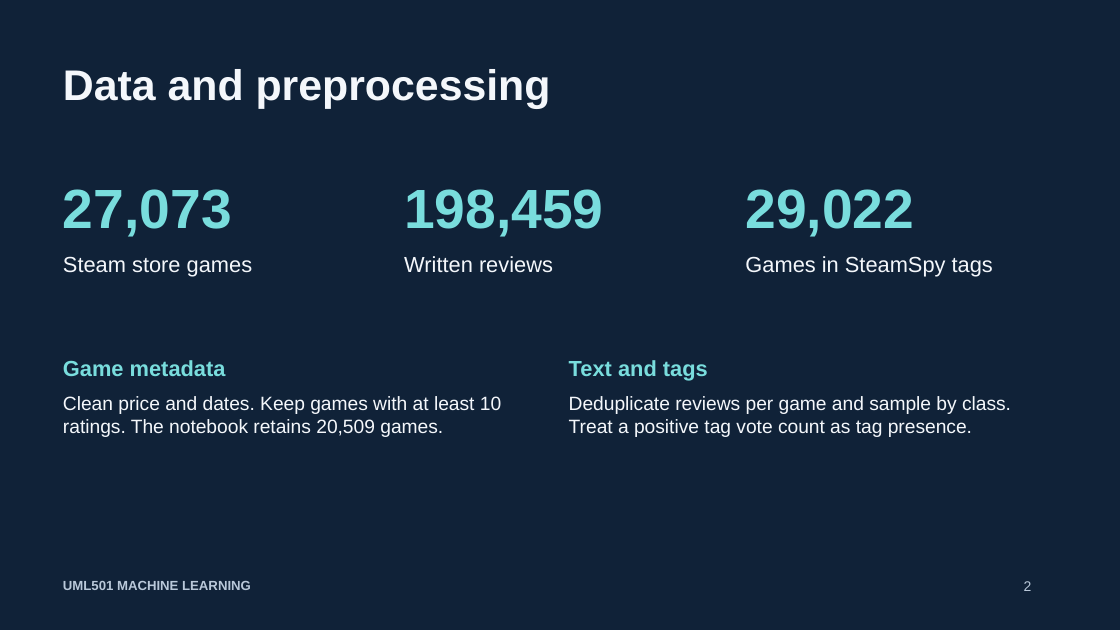
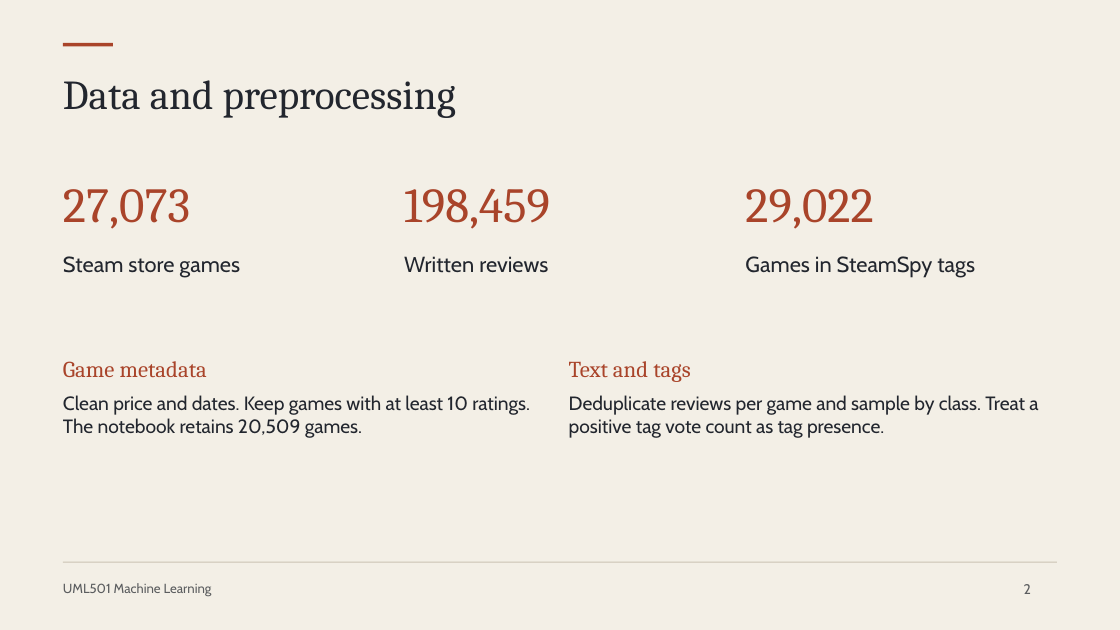
Before and after one commit to yourgrok/steam-game-success-demo, a slide deck: slide 2 of Steam_Game_Success_Presentation.pptx. Drawn at 1120x630 pixels with LibreOffice and Linux fonts; fonts in the diff are those of the drawing. Boxes give left, top, right and bottom in pixels: in the first picture for what was removed or moved away, otherwise in the second. Text is boxed around its words. In the diff, an @@ line names an element or a change of style, - is before the commit and + after.

Commit message:
Restyle final Steam presentation to match proposal

```diff
--- a/Steam_Game_Success_Presentation.pptx
+++ b/Steam_Game_Success_Presentation.pptx
@@ background #102238 to #F3EFE6 @@
@@ rectangle added at (x1=63, y1=43, x2=113, y2=46), fill #A9442A @@
@@ text "Data and preprocessing" moved from (x1=63, y1=69, x2=551, y2=109) to (x1=63, y1=80, x2=456, y2=118) @@
@@ text "Data and preprocessing" at (x1=63, y1=80, x2=456, y2=118): size 36.8 to 35.2 pt, font Arial to Cambria, text colour #F4F7FB to #22262E, bold off @@
@@ size 47.2 to 42 pt, font Arial to Cambria, text colour #79DDDD to #A9442A, bold off in 3 elements at (x1=63, y1=189, x2=190, y2=229), (x1=404, y1=188, x2=550, y2=229), (x1=745, y1=189, x2=873, y2=229) @@
@@ text "Game metadata" at (x1=63, y1=361, x2=207, y2=377): size 18.8 to 19.5 pt, font Arial to Cambria, text colour #79DDDD to #A9442A, bold off @@
@@ text "Text and tags" at (x1=569, y1=361, x2=690, y2=382): size 18.8 to 19.5 pt, font Arial to Cambria, text colour #79DDDD to #A9442A, bold off @@
@@ font Arial to Cabin, text colour #F4F7FB to #22262E in 5 elements at (x1=63, y1=256, x2=240, y2=278), (x1=404, y1=256, x2=548, y2=273), (x1=745, y1=256, x2=975, y2=278), (x1=63, y1=395, x2=530, y2=438), (x1=569, y1=395, x2=1038, y2=438) @@
@@ rectangle added at (x1=63, y1=562, x2=1057, y2=563), fill #CBC2B2 @@
@@ text at (x1=63, y1=583, x2=212, y2=596): text changed; font Arial to Cabin; text colour #B9C8D9 to #5B5D5F; bold off @@
-UML501 MACHINE LEARNING
+UML501 Machine Learning
@@ text "2" at (x1=1024, y1=584, x2=1031, y2=594): font Arial to Cabin, text colour #B9C8D9 to #5B5D5F @@
```
Also in this commit, not shown: 5 other slides changed.
